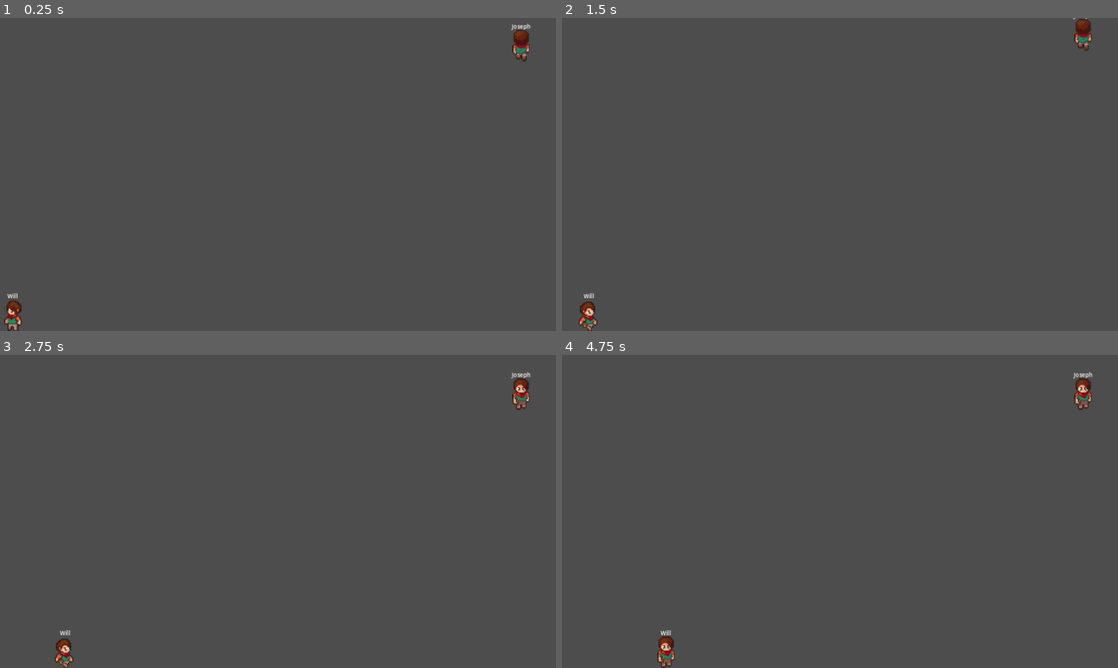
Above: before the commit, frames 1-4 (two rows, left to right).
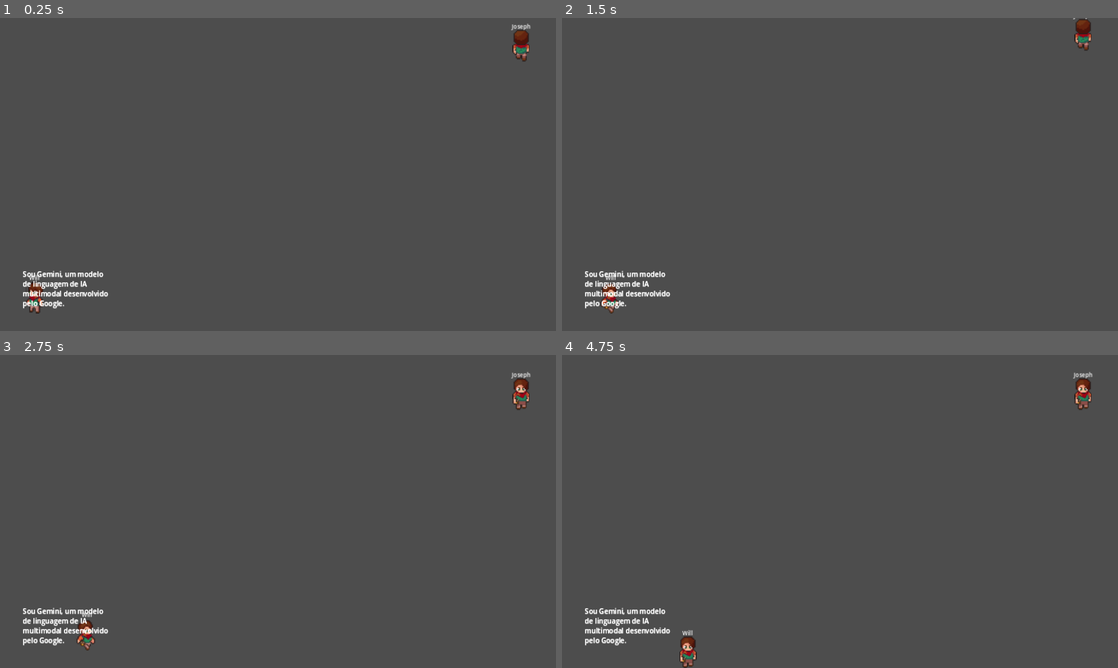
Above: after the commit, the same moments.

Repository: augusto-roct/2d-game-llms
Game: Godot game, scene res://Scenes/Main/main.tscn
The game is run twice, just before and just after one commit, with the same random seed, the same clock (stepped at 60 frames per second) and the same inputs.
Inputs:
- Up to frame 1 (0.25 s): no input
- Up to frame 2 (1.5 s): no input
- Up to frame 3 (2.75 s): no input
- Up to frame 4 (4.75 s): no input

The runs differ from the first frame. In frame 1, 1.0% of the frame differs, in the area x 0-20%, y 80-100%; in frame 2, 1.0%; in frame 3, 1.0%; in frame 4, 1.2%, in the area x 4-25%, y 80-100%.
Error before the commit: Invalid call to function 'start' in base 'Area2D (player.gd)'. Expected 3 arguments. (res://Scenes/Main/GameBoard.gd:8)

Commit message:
add: HUD to conversation text

Diff:
--- a/Scenes/Main/GameBoard.gd
+++ b/Scenes/Main/GameBoard.gd
@@ -5,7 +5,7 @@
 
 func _ready():
 	$Joseph.start(Vector2(1200, 80), "Joseph", prompt_farmer)
-	$Will.start(Vector2(80, 640), "Will")
+	$Will.start(Vector2(80, 640), "Will", "")
 
 
 
--- a/Scenes/Player/player.gd
+++ b/Scenes/Player/player.gd
@@ -9,10 +9,14 @@
 var url = "http://127.0.0.1:8000/chat/completion"
 var name_player
 var system_prompt
+var center_player_size
+var actually_position
 
 func _ready():
 	screen_size = get_viewport_rect().size
 	player_size = $CollisionShape2D.shape.get_rect().size
+
+	center_player_size = Vector2((player_size.x/2 * 2.5), (player_size.y/2 * 2.5))
 
 
 func _process(delta):
@@ -42,10 +46,12 @@
 		$AnimatedSprite2D.animation = "idle"
 
 	position += velocity * delta
-	position = position.clamp(player_size/2 * 2.5, (screen_size - (player_size/2 * 2.5)))
+	position = position.clamp(center_player_size, (screen_size - center_player_size))
 
-	$HUD/NameLabel.position.y = position.y - (player_size.y/2 * 2.5) - 15
-	$HUD/NameLabel.position.x = position.x - (player_size.x/2 * 2.5)
+	actually_position = position - center_player_size
+
+	$NamePlayerHUD/NameLabel.position = actually_position
+	$NamePlayerHUD/NameLabel.position.y -= 15
 
 	if velocity.x < 0:
 		$AnimatedSprite2D.animation = "left"
@@ -76,7 +82,7 @@
 	}
 	var payload = JSON.stringify(data)
 
-	$HTTPRequest.request(url, headers, HTTPClient.METHOD_POST, payload)
+	#$HTTPRequest.request(url, headers, HTTPClient.METHOD_POST, payload)
 
 
 func _on_wait_animation_timer_timeout():
@@ -84,8 +90,24 @@
 
 
 func _on_http_request_completed(result, response_code, headers, body):
-	var json = JSON.parse_string(body.get_string_from_utf8())
-	print(json)
+	var messages = JSON.parse_string(body.get_string_from_utf8())
+
+	$WriteHUD/WriteRichTextLabel.text = messages[-1]["content"]
+
+	$WriteHUD/WriteRichTextLabel.position = actually_position
+	$WriteHUD/WriteRichTextLabel.position.y -= 100
+	$WriteHUD/WriteRichTextLabel.position.x += 50
+
+	var limit_screen_size_x = $WriteHUD/WriteRichTextLabel.position.x + $WriteHUD/WriteRichTextLabel.size.x
+
+	if limit_screen_size_x >= screen_size.x:
+		$WriteHUD/WriteRichTextLabel.position.x -= $WriteHUD/WriteRichTextLabel.size.x + 40
+	if $WriteHUD/WriteRichTextLabel.position.y <= 0:
+		$WriteHUD/WriteRichTextLabel.position.y += $WriteHUD/WriteRichTextLabel.size.y + 100
+
+	$WriteHUD.show()
+
+	$WriteHUD/WaitWriteTimer.start()
 
 
 func start(pos, nick, prompt):
@@ -93,11 +115,14 @@
 
 	name_player = nick
 	system_prompt = prompt.replace("{name_player}", name_player)
-	$HUD/NameLabel.text = name_player
+	$NamePlayerHUD/NameLabel.text = name_player
 
-	$HUD/NameLabel.position = pos
-	$HUD/NameLabel.position.y = pos.y - (player_size.y * 2.5)
-	$HUD/NameLabel.position.x = pos.x - (player_size.x * 2.5)
-	$HUD/NameLabel.show()
+	$NamePlayerHUD/NameLabel.position = pos - center_player_size
+	$NamePlayerHUD/NameLabel.show()
 
 	system_prompt = prompt
+
+
+func _on_wait_write_timer_timeout():
+	$WriteHUD/WriteRichTextLabel.text = ""
+	$WriteHUD.hide()
--- a/Scenes/Player/player.tscn
+++ b/Scenes/Player/player.tscn
@@ -379,7 +379,6 @@
 scale = Vector2(2.5, 2.5)
 script = ExtResource("1_g0jiq")
 speed = 70
-metadata/_edit_group_ = true
 
 [node name="AnimatedSprite2D" type="AnimatedSprite2D" parent="."]
 sprite_frames = SubResource("SpriteFrames_y8qsd")
@@ -393,9 +392,9 @@
 
 [node name="WaitAnimationTimer" type="Timer" parent="."]
 
-[node name="HUD" type="CanvasLayer" parent="."]
-
-[node name="NameLabel" type="Label" parent="HUD"]
+[node name="NamePlayerHUD" type="CanvasLayer" parent="."]
+
+[node name="NameLabel" type="Label" parent="NamePlayerHUD"]
 anchors_preset = 5
 anchor_left = 0.5
 anchor_right = 0.5
@@ -410,5 +409,24 @@
 
 [node name="HTTPRequest" type="HTTPRequest" parent="."]
 
+[node name="WriteHUD" type="CanvasLayer" parent="."]
+
+[node name="WriteRichTextLabel" type="RichTextLabel" parent="WriteHUD"]
+anchors_preset = 1
+anchor_left = 1.0
+anchor_right = 1.0
+offset_left = -1228.0
+offset_top = 578.0
+offset_right = -1028.0
+offset_bottom = 670.0
+grow_horizontal = 0
+text = "Sou Gemini, um modelo de linguagem de IA multimodal desenvolvido pelo Google."
+fit_content = true
+scroll_active = false
+
+[node name="WaitWriteTimer" type="Timer" parent="WriteHUD"]
+wait_time = 5.0
+
 [connection signal="timeout" from="WaitAnimationTimer" to="." method="_on_wait_animation_timer_timeout"]
 [connection signal="request_completed" from="HTTPRequest" to="." method="_on_http_request_completed"]
+[connection signal="timeout" from="WriteHUD/WaitWriteTimer" to="." method="_on_wait_write_timer_timeout"]
